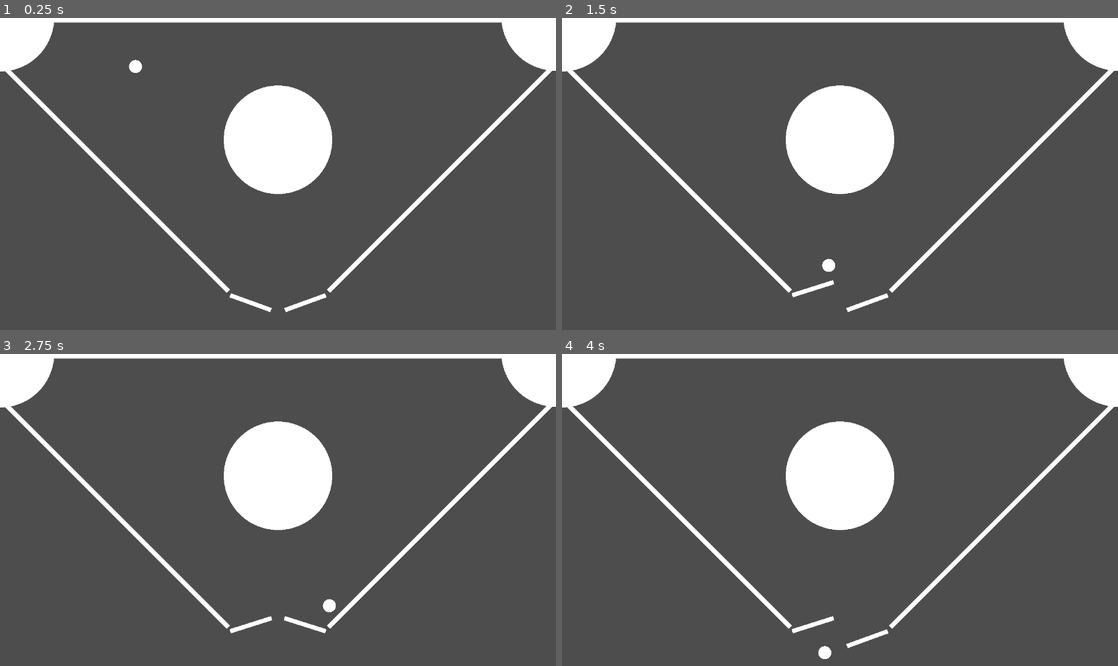
Above: before the commit, frames 1-4 (two rows, left to right).
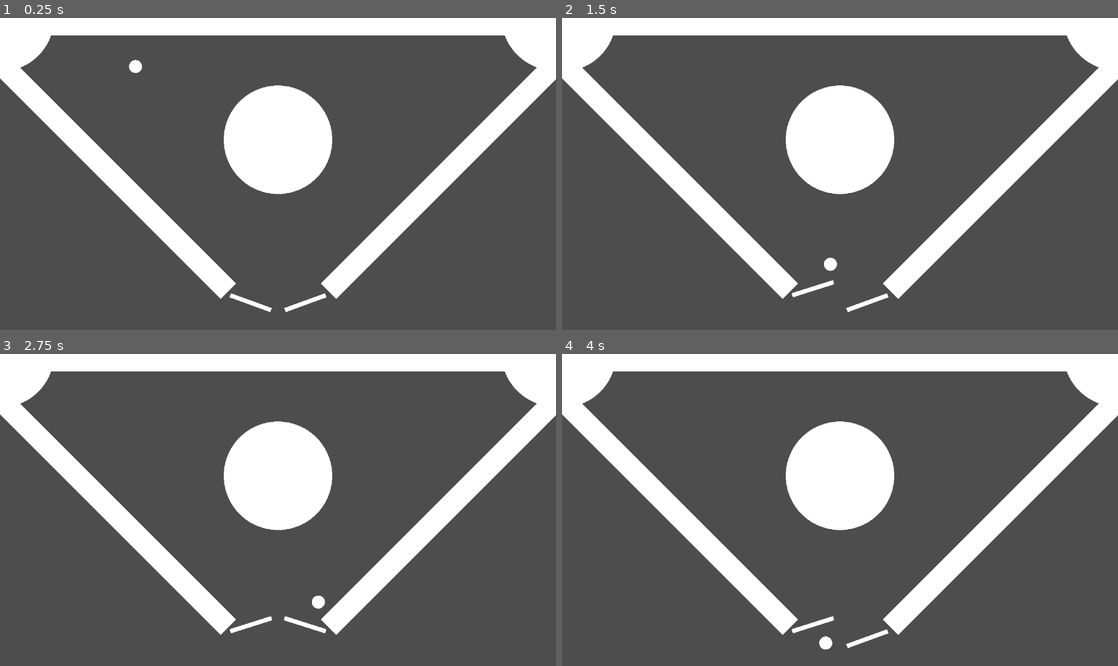
Above: after the commit, the same moments.

Repository: rielvis/SPiG_T4_PhPe
Game: Godot game, scene res://pinball_game/scenes/pinball_game.tscn
Two runs of this game, one before a commit and one after it. Both use one fixed random seed, a clock stepped at 60 frames per second and the inputs below.
Inputs:
- Up to frame 1 (0.25 s): no input
- Up to frame 2 (1.5 s): hold Right (rightArrow) 0.53-1.28 s; hold A (A) 0.53-1.28 s; hold Left (leftArrow) from 1.28 s (still down); tap D (D) at 1.35 s
- Up to frame 3 (2.75 s): release Left (leftArrow) at 2.03 s; hold Right (rightArrow) from 2.03 s (still down); hold A (A) from 2.03 s (still down)
- Up to frame 4 (4 s): release A (A) at 2.78 s; tap D (D) at 2.85 s; release Right (rightArrow) at 3.53 s; hold Left (leftArrow) from 3.53 s (still down); hold A (A) from 3.53 s (still down)

The runs differ from the first frame. In frame 1, 9.9% of the frame differs, in the area x 0-100%, y 1-90%; in frame 2, 9.9%; in frame 3, 10%; in frame 4, 10%, in the area x 0-100%, y 1-98%.

Commit message:
Changed the scale of the walls to prevent clipping through

Diff:
--- a/pinball_game/scenes/walls.tscn
+++ b/pinball_game/scenes/walls.tscn
@@ -9,7 +9,9 @@
 [node name="Walls" type="StaticBody2D"]
 
 [node name="MeshInstance2D" type="MeshInstance2D" parent="."]
+scale = Vector2(1, 5)
 mesh = SubResource("BoxMesh_3xjxa")
 
 [node name="CollisionShape2D" type="CollisionShape2D" parent="."]
+scale = Vector2(1, 5)
 shape = SubResource("RectangleShape2D_3xjxa")
